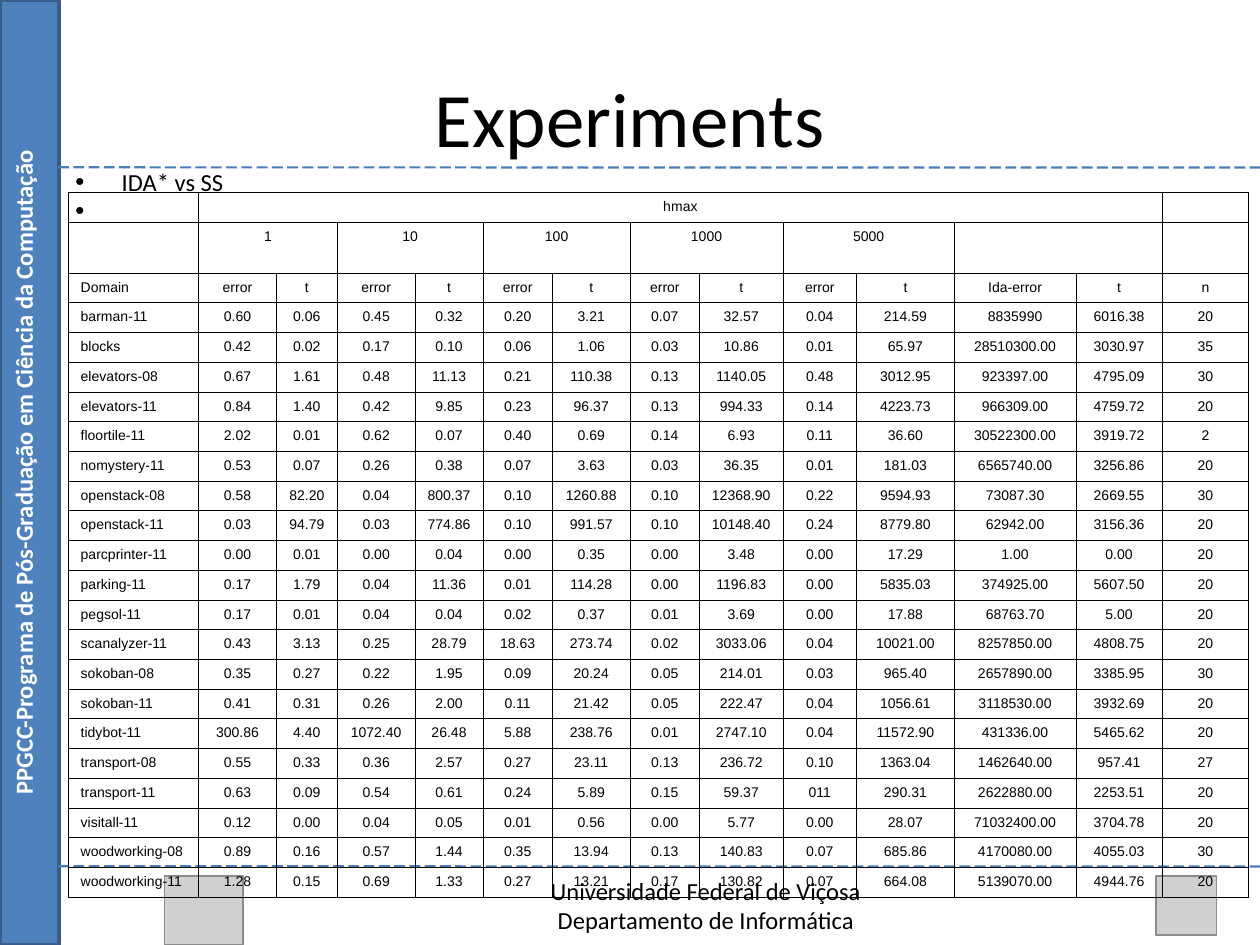
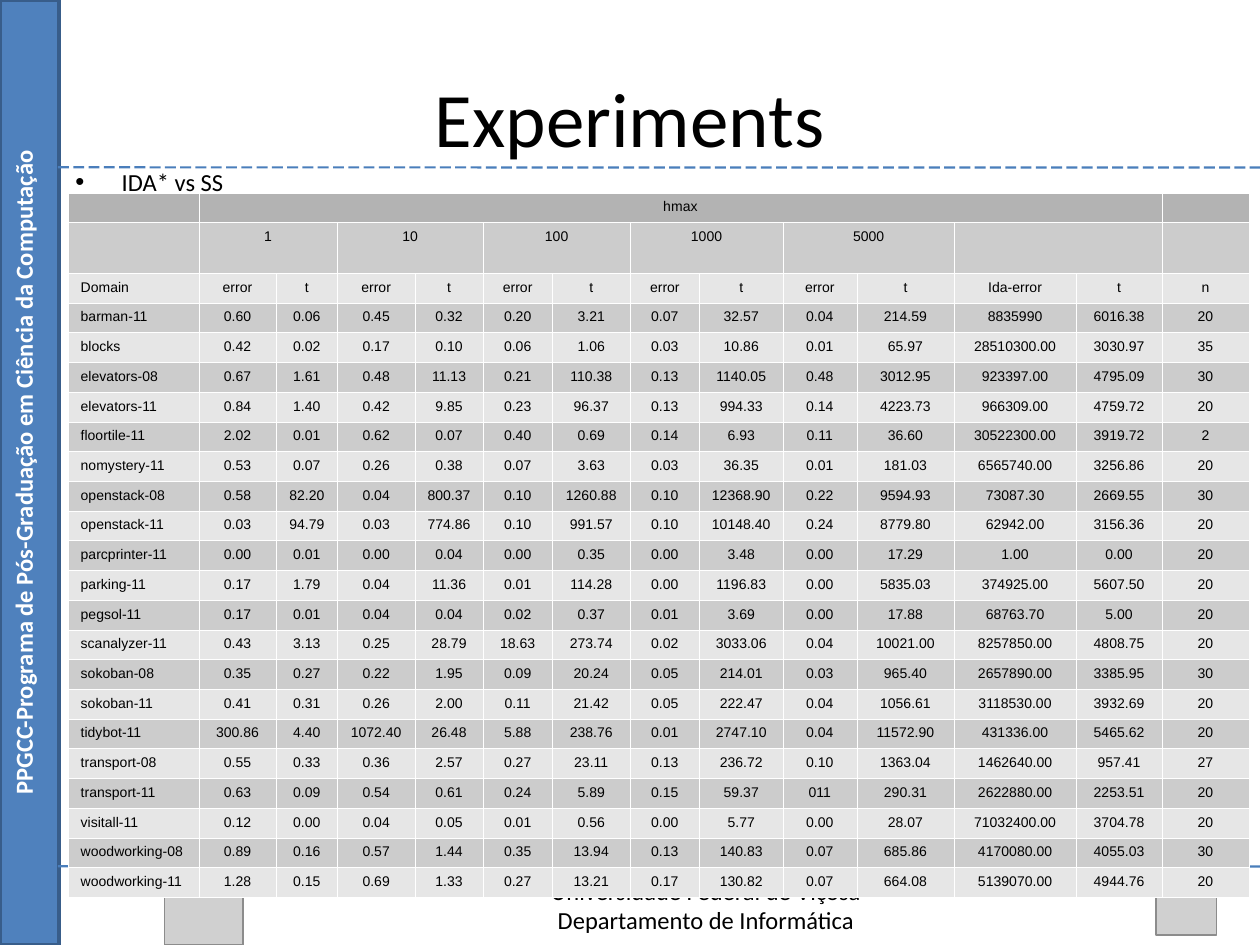
Before and after one commit to Marvinsky/research-marvin, a slide deck: slide 45 of latex/odp/selection heuristics.odp. Drawn at 1260x945 pixels with LibreOffice and Linux fonts; fonts in the diff are those of the drawing; grey boxes stand for pictures. Boxes give left, top, right and bottom in pixels: in the first picture for what was removed or moved away, otherwise in the second. Text is boxed around its words. In the diff, an @@ line names an element or a change of style, - is before the commit and + after.

```diff
--- a/latex/odp/selection heuristics.odp
+++ b/latex/odp/selection heuristics.odp
@@ table at box(68, 193, 1249, 893) @@
@@ fill none to #B3B3B3 in row 1, column 2 @@
@@ fill none to #CCCCCC in 146 cells @@
@@ fill none to #E6E6E6 in 154 cells @@
@@ borders changed @@
```
Also in this commit, not shown: 3 other slides changed, 1 slide removed.
